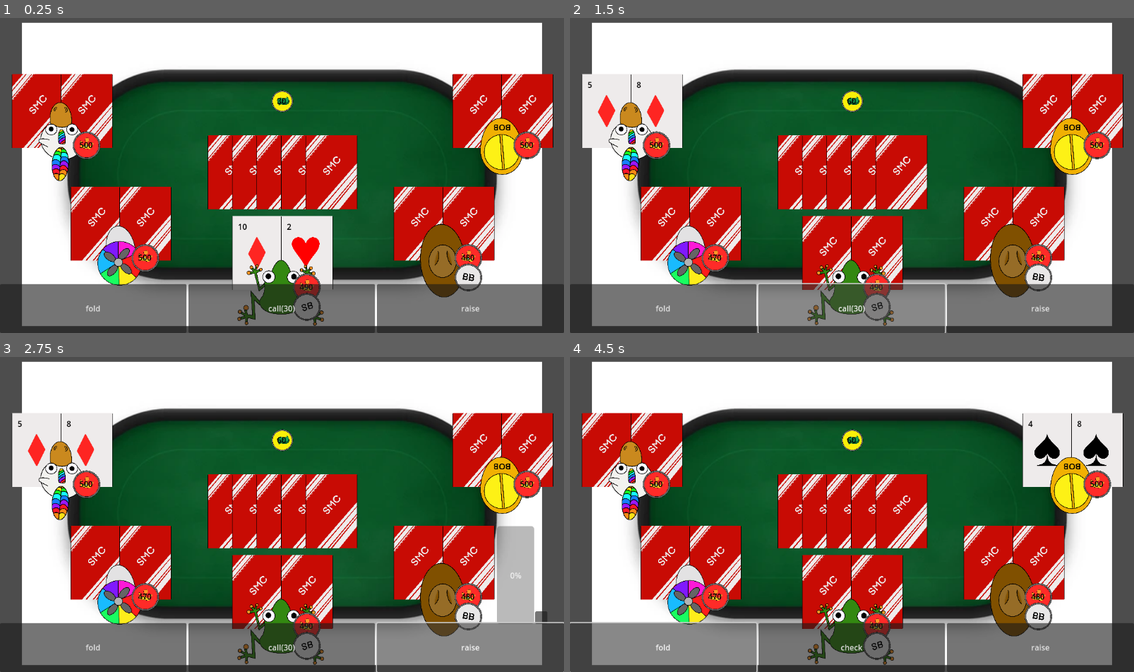
Above: before the commit, frames 1-4 (two rows, left to right).
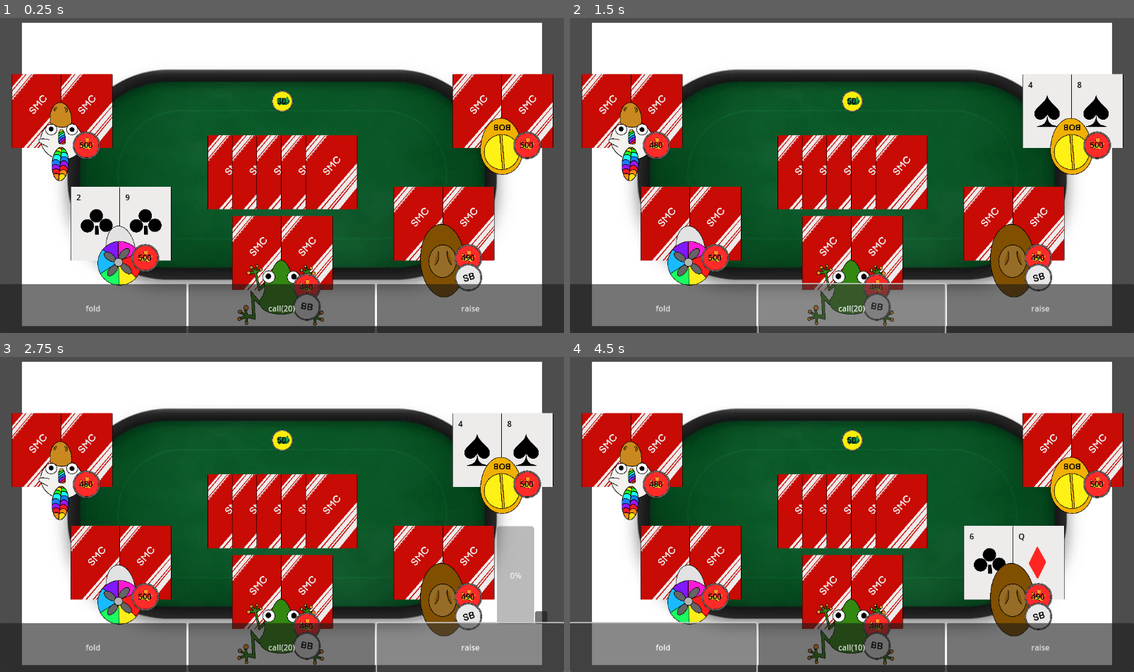
Above: after the commit, the same moments.

Repository: TheRealBlueBoy/Poker-Game
Game: Godot game, scene res://Scenes/MainScene.tscn
Two runs of this game, one before a commit and one after it. Both use one fixed random seed, a clock stepped at 60 frames per second and the inputs below.
Inputs (mouse positions are in pixels of both pictures, inside the frame that each line leads up to):
- Up to frame 1 (0.25 s): no input
- Up to frame 2 (1.5 s): click "fold" at 0.5 s; click "call(30)" (after the commit: "call(20)") at 1.25 s
- Up to frame 3 (2.75 s): click "raise" at 2 s
- Up to frame 4 (4.5 s): click (1111, 618) at 2.75 s; click (1111, 618) at 3.5 s; click "fold" at 4.25 s

The runs differ from the first frame. In frame 1, 6.1% of the frame differs, in the area x 12-85%, y 53-94%; in frame 2, 6.1%; in frame 3, 6.1%; in frame 4, 6.2%, in the area x 14-98%, y 17-94%.

Commit message:
Bug fixes
fixed issue with playerstatusses
fices issue with player betting/raising/allin

Diff:
--- a/Scripts/GameMode.gd
+++ b/Scripts/GameMode.gd
@@ -1,8 +1,8 @@
 class_name GameMode extends Node2D
 var savedCardDeck = [] #template deck
 var cardDeck = [] #deck of cards in the round
-var bigBlindIdx = 0 #idx of player with the big blind
-var smallBlindIdx = 1 #idx of player with the small blind
+var bigBlindIdx = 1 #idx of player with the big blind
+var smallBlindIdx = 0 #idx of player with the small blind
 var tableCards = [] #5 cards on the table
 var gameUI
 
@@ -16,7 +16,6 @@
 
 const playerLoc = [Vector2(450,-50),Vector2(330,180),Vector2(0,240),Vector2(-330,180),Vector2(-450,-50)] #player spawn loc
 const tableCardsLoc = [Vector2(-100,0),Vector2(-50,0),Vector2(0,0),Vector2(50,0),Vector2(100,0)] #table cards spawn loc
-enum PlayerStatus {pending, raised, folded, broke, allIn, checked}
 
 
 
@@ -30,7 +29,7 @@
 	SetupDeck()
 	SetupUI()
 	StartRound()
-	#DecideWinner()
+
 
 func SetupTable():
 	pass
@@ -54,8 +53,9 @@
 #gamecycle
 func StartTurn():
 	gameUI.ChangePlayer(actingPlayerIdx)
-	if (playingPlayers[actingPlayerIdx].status == PlayerStatus.allIn): #skips the turn if player is allin
+	if (playingPlayers[actingPlayerIdx].status == playingPlayers[actingPlayerIdx].PlayerStatus.allIn): #skips the turn if player is allin
 		EndTurn()
+		return
 	for card in playingPlayers[actingPlayerIdx].hand:#show the cards of the player who's turn it is
 		card.Reveal()
 
@@ -65,7 +65,9 @@
 	for player in playingPlayers:#hide all the cards of the players
 		for card in player.hand:
 			card.Hide()
-		if(player.status !=PlayerStatus.checked):
+		if((player.status == playingPlayers[actingPlayerIdx].PlayerStatus.checked) or (player.status == playingPlayers[actingPlayerIdx].PlayerStatus.allIn)):
+			pass
+		else:
 			ShouldRevealCard = false
 	if (ShouldRevealCard):#reveal the card according to the phase
 		if (phase == 0):
@@ -79,9 +81,9 @@
 		if (phase == 3):
 			EndRound()
 			return
-		ResetPlayerStatuses()
+		ResetPlayerStatusesInPhase()
 		phase += 1
-	actingPlayerIdx=IncrementInRange(actingPlayerIdx,0,playingPlayers.size())
+	actingPlayerIdx=IncrementInRange(actingPlayerIdx,0,playingPlayers.size()-1)
 	StartTurn()
 
 func StartRound():
@@ -100,27 +102,28 @@
 			player.hand[0].SetupScene(playerLoc[idx]+Vector2(-50,-75), self)
 			player.hand[1].SetupScene(playerLoc[idx]+Vector2(50,-75), self)
 			idx += 1
+	ResetPlayerStatuses()
 	chipsRoundTotal = Chips.new()
 	chipsRoundTotal.Init(Vector2(0,-150), 0,self)
 	tempObjects.append(chipsRoundTotal.scene)
+	if (playingPlayers.size() < 2):#enough players to start a game?
+		return
 	#rotate blinds
 	bigBlindIdx = IncrementInRange(bigBlindIdx,0,playingPlayers.size()-1)
 	smallBlindIdx = IncrementInRange(smallBlindIdx,0,playingPlayers.size()-1)
-	for player in playingPlayers:
+	for player in players:
 		player.HideBs()
 	playingPlayers[smallBlindIdx].SB()
 	playingPlayers[bigBlindIdx].BB()
 	playingPlayers[smallBlindIdx].Raise(10)
 	playingPlayers[bigBlindIdx].Raise(20)
 	actingPlayerIdx=IncrementInRange(bigBlindIdx,0,playingPlayers.size()-1) #sets the player who starts, which is the one left from the big blind
-	ResetPlayerStatuses()
 	tableCards = PickCardsFromDeck(5) #gets 5 random card from the deck
 	idx = 0
 	for card in tableCards: #spawn cards on the table
 		card.SetupScene(tableCardsLoc[idx],self)
 		idx += 1
-	if (playingPlayers.size() >= 2):#enough players to start a game?
-		StartTurn()
+	StartTurn()
 
 func EndRound():
 	DecideWinner()
@@ -428,7 +431,12 @@
 
 func ResetPlayerStatuses():
 	for player in playingPlayers:
-		player.status = PlayerStatus.pending
+		player.status = playingPlayers[actingPlayerIdx].PlayerStatus.pending
+
+func ResetPlayerStatusesInPhase():
+	for player in playingPlayers:
+		if (player.status != playingPlayers[actingPlayerIdx].PlayerStatus.allIn):
+			player.status = playingPlayers[actingPlayerIdx].PlayerStatus.pending
 
 func GetAllPlayerStatuses():
 	var array
@@ -446,13 +454,13 @@
 	return pickedCards
 
 func IncrementInRange(number,min, max):
-	if (number+1 >= max):
+	if (number+1 > max):
 		return min
 	else:
 		return (number+1)
 
 func DecreaseInRange(number,min, max):
-	if (number-1 <= min):
+	if (number-1 < min):
 		return max
 	else:
 		return (number-1)
--- a/Scripts/Player.gd
+++ b/Scripts/Player.gd
@@ -32,7 +32,6 @@
 	bbScript.Init(scene.position + Vector2(50, 30), gamemode)
 	sbScript = SmallBlind.new()
 	sbScript.Init(scene.position + Vector2(50, 30), gamemode)
-#InterpolateLocation(scene.position, Vector2(0,0),0.35)
 
 func InterpolateLocation(loc1, loc2, f):
 	return (loc1 + f*(loc2-loc1))
@@ -41,7 +40,7 @@
 func Call(amount):
 	chipsOwned -= amount
 	chipsScript.UpdateAmount(chipsOwned)
-	gamemode.playerBets[gamemode.actingPlayerIdx] += amount
+	gamemode.playerBets[GetIdxPlayingPlayers()] += amount
 	var totalBets = 0
 	for betAmount in gamemode.playerBets:
 		totalBets += betAmount
@@ -55,27 +54,35 @@
 	status = PlayerStatus.folded
 
 
+
 func Raise(amount):
+	if (amount >= chipsOwned):
+		AllIn()
+		return
 	chipsOwned -= amount
 	chipsScript.UpdateAmount(chipsOwned)
-	gamemode.playerBets[gamemode.actingPlayerIdx] += amount
+	gamemode.playerBets[GetIdxPlayingPlayers()] += amount
 	var totalBets = 0
 	for betAmount in gamemode.playerBets:
 		totalBets += betAmount
 	gamemode.chipsRoundTotal.UpdateAmount(totalBets)
-	status = PlayerStatus.checked
-	gamemode.ResetPlayerStatuses()
+	gamemode.ResetPlayerStatusesInPhase()
 	status = PlayerStatus.checked
 
 func AllIn():
+	if (gamemode.playerBets.max() < (chipsOwned+gamemode.playerBets[GetIdxPlayingPlayers()])):
+		gamemode.ResetPlayerStatusesInPhase()
+	gamemode.playerBets[GetIdxPlayingPlayers()] += chipsOwned
 	var totalBets = 0
 	for betAmount in gamemode.playerBets:
 		totalBets += betAmount
 	chipsOwned = 0
 	chipsScript.UpdateAmount(chipsOwned)
 	gamemode.chipsRoundTotal.UpdateAmount(totalBets)
-	gamemode.ResetPlayerStatuses()
 	status = PlayerStatus.allIn
+
+func GetIdxPlayingPlayers():
+	return gamemode.playingPlayers.find(self)
 
 func HideBs():
 	bbScript.Hide()
--- a/Scripts/UIGame.gd
+++ b/Scripts/UIGame.gd
@@ -79,8 +79,11 @@
 		gameMode.EndTurn()
 
 func _on_raise_button_pressed():
-	if(raiseBar.visible):
+	if(raiseBar.visible and raiseBar.value<1):
 		gameMode.playingPlayers[actingPlayerIdx].Raise(raiseBar.value * gameMode.playingPlayers[actingPlayerIdx].chipsOwned)
+		gameMode.EndTurn()
+	elif(raiseBar.visible and raiseBar.value==1):
+		gameMode.playingPlayers[actingPlayerIdx].AllIn()
 		gameMode.EndTurn()
 	else:
 		SetRaiseBarVisibility(true)
